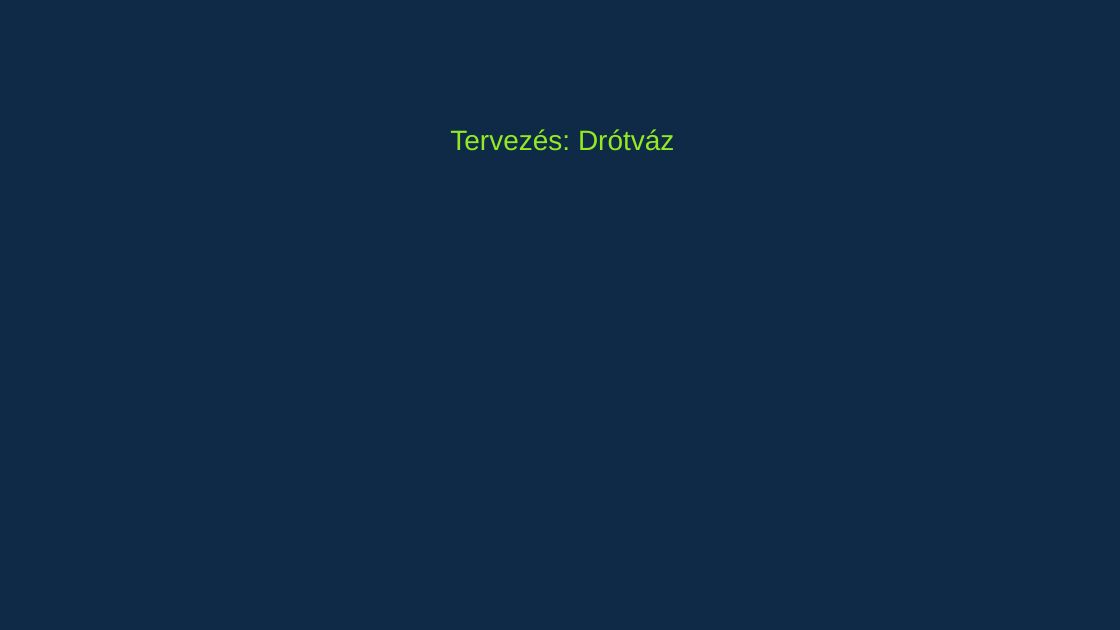
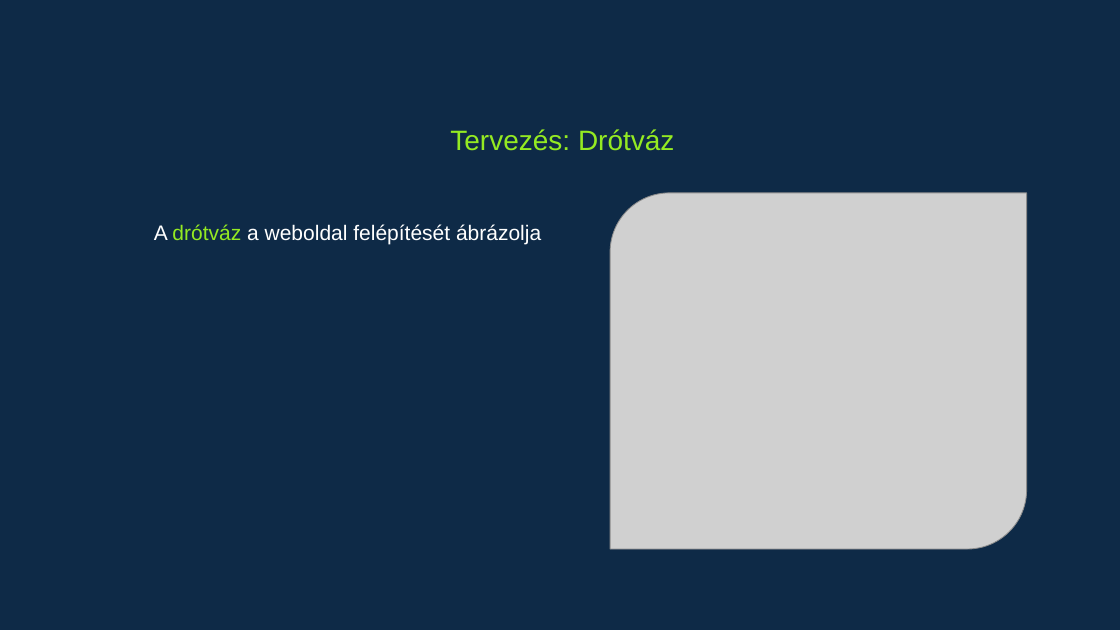
Before and after one commit to Vikhun15/lucky_kavezo, a slide deck: slide 7 of prezentáció/Lucky – A mi kis kávézónk.pptx. Drawn at 1120x630 pixels with LibreOffice and Linux fonts; fonts in the diff are those of the drawing; grey boxes stand for pictures. Boxes give left, top, right and bottom in pixels: in the first picture for what was removed or moved away, otherwise in the second. Text is boxed around its words. In the diff, an @@ line names an element or a change of style, - is before the commit and + after.

```diff
--- a/prezentáció/Lucky – A mi kis kávézónk.pptx
+++ b/prezentáció/Lucky – A mi kis kávézónk.pptx
@@ picture added at box(610, 193, 1027, 549) @@
@@ text added at box(154, 224, 541, 245), 18 pt, text #FFFFFF @@
+A drótváz a weboldal felépítését ábrázolja
```
Also in this commit, not shown: 1 other slide changed, 3 slides added.
